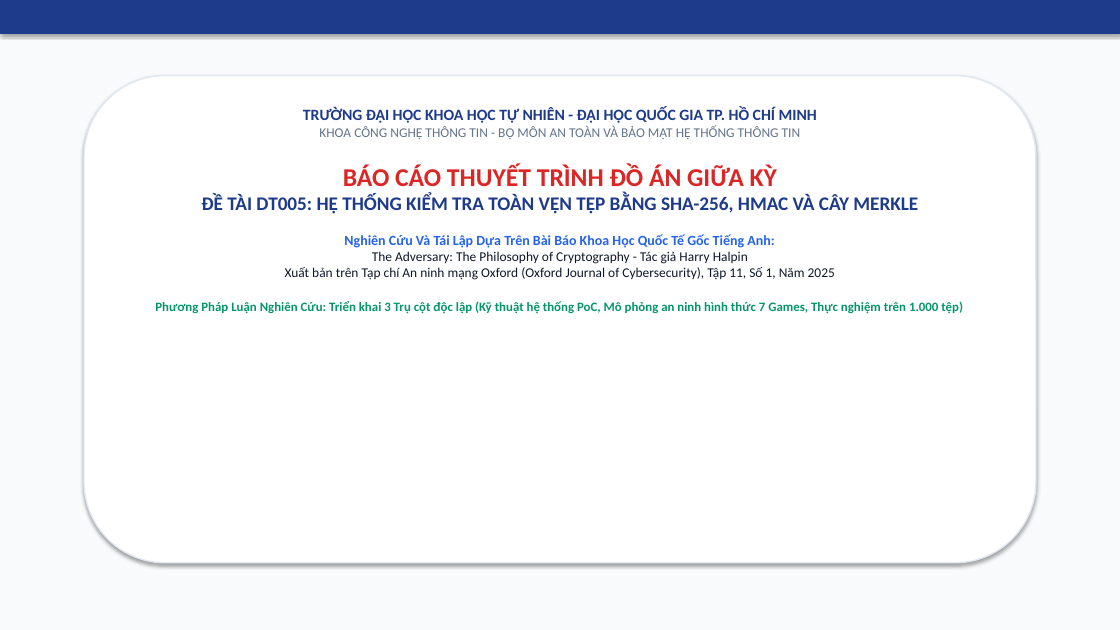
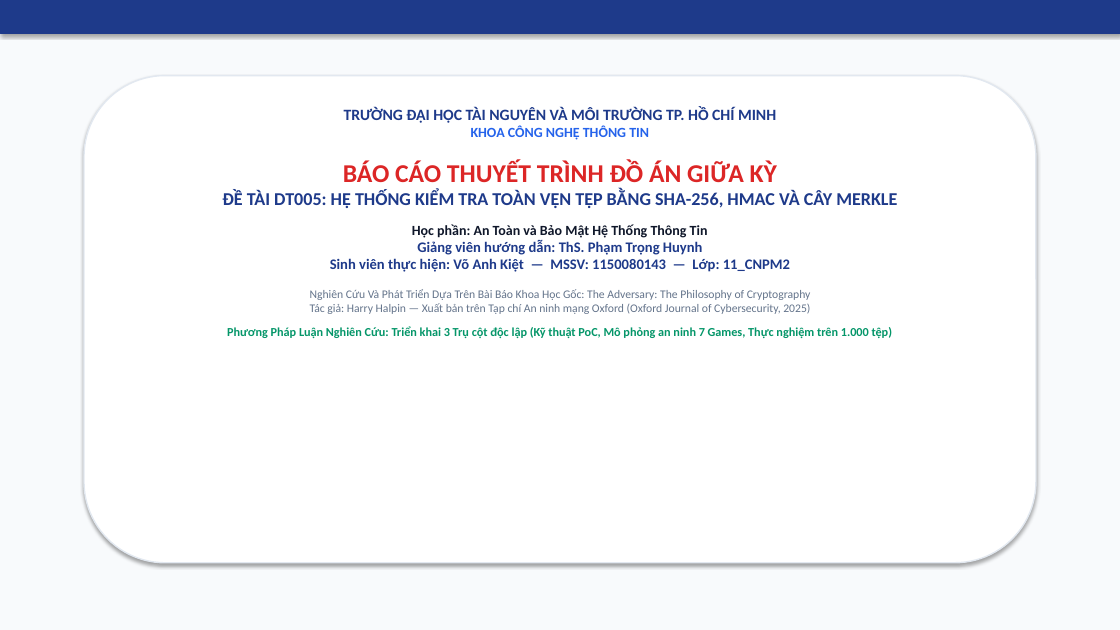
Before and after one commit to kietvo5924/ATBMHTTT_DT005_FileIntegrity, a slide deck: slide 1 of docs/Bao_Cao_Giua_Ky_DT05.pptx. Drawn at 1120x630 pixels with LibreOffice and Linux fonts; fonts in the diff are those of the drawing. Boxes give left, top, right and bottom in pixels: in the first picture for what was removed or moved away, otherwise in the second. Text is boxed around its words. In the diff, an @@ line names an element or a change of style, - is before the commit and + after.

Commit message:
feat: update presentation slides with intuitive 7 security games and student details, clean redundant docs

```diff
--- a/docs/Bao_Cao_Giua_Ky_DT05.pptx
+++ b/docs/Bao_Cao_Giua_Ky_DT05.pptx
@@ text at (344, 107, 776, 140): text changed; size 11.5 to 13.5 pt; text colour #64748B to #1E3A8A; bold on @@
-TRƯỜNG ĐẠI HỌC KHOA HỌC TỰ NHIÊN - ĐẠI HỌC QUỐC GIA TP. HỒ CHÍ MINH
-KHOA CÔNG NGHỆ THÔNG TIN - BỘ MÔN AN TOÀN VÀ BẢO MẬT HỆ THỐNG THÔNG TIN
+TRƯỜNG ĐẠI HỌC TÀI NGUYÊN VÀ MÔI TRƯỜNG TP. HỒ CHÍ MINH
+KHOA CÔNG NGHỆ THÔNG TIN
@@ text at (222, 191, 897, 208): size 16.5 to 15.5 pt in "ĐỀ TÀI DT005: HỆ THỐNG KIỂM TRA ..."; less space between paragraphs @@
@@ text at (227, 224, 893, 338): text changed; size 11.5 to 10 pt; text colour #0F172A to #64748B @@
-Nghiên Cứu Và Tái Lập Dựa Trên Bài Báo Khoa Học Quốc Tế Gốc Tiếng Anh:
-The Adversary: The Philosophy of Cryptography - Tác giả Harry Halpin
-Xuất bản trên Tạp chí An ninh mạng Oxford (Oxford Journal of Cybersecurity), Tập 11, Số 1, Năm 2025
-Phương Pháp Luận Nghiên Cứu: Triển khai 3 Trụ cột độc lập (Kỹ thuật hệ thống PoC, Mô phỏng an ninh hình thức 7 Games, Thực nghiệm trên 1.000 tệp)
+Học phần: An Toàn và Bảo Mật Hệ Thống Thông Tin
+Giảng viên hướng dẫn: ThS. Phạm Trọng Huynh
+Sinh viên thực hiện: Võ Anh Kiệt — MSSV: 1150080143 — Lớp: 11_CNPM2
+Nghiên Cứu Và Phát Triển Dựa Trên Bài Báo Khoa Học Gốc: The Adversary: The Philosophy of Cryptography
+Tác giả: Harry Halpin — Xuất bản trên Tạp chí An ninh mạng Oxford (Oxford Journal of Cybersecurity, 2025)
+Phương Pháp Luận Nghiên Cứu: Triển khai 3 Trụ cột độc lập (Kỹ thuật PoC, Mô phỏng an ninh 7 Games, Thực nghiệm trên 1.000 tệp)
```
Also in this commit, not shown: 3 other slides changed, 2 slides added, 1 slide removed, 6 other files.
